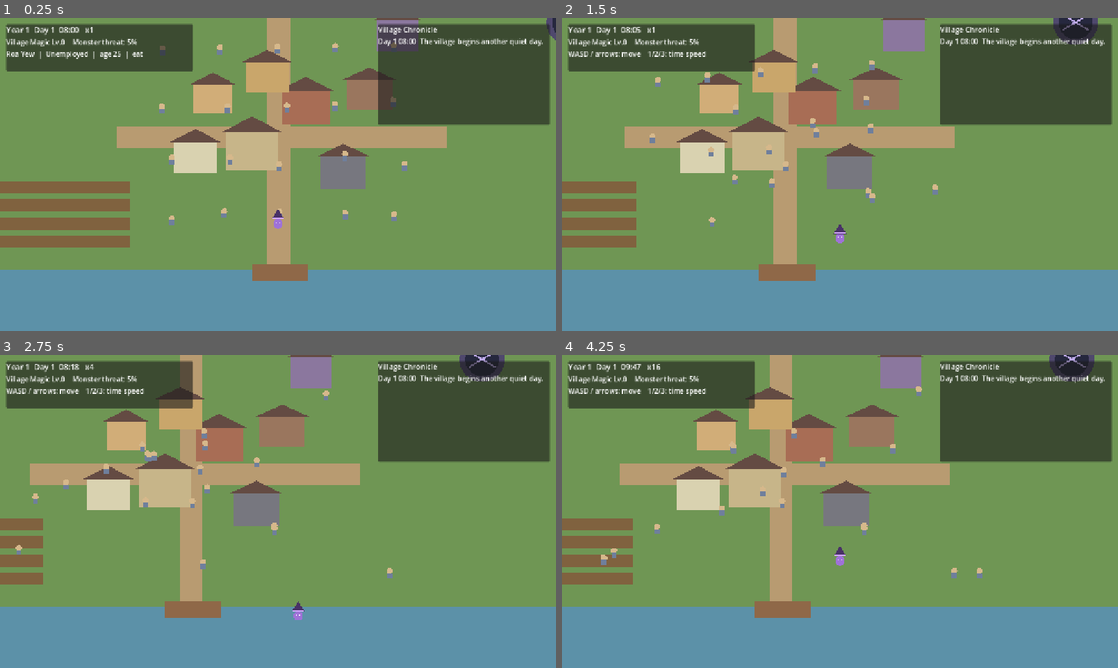
Above: before the commit, frames 1-4 (two rows, left to right).
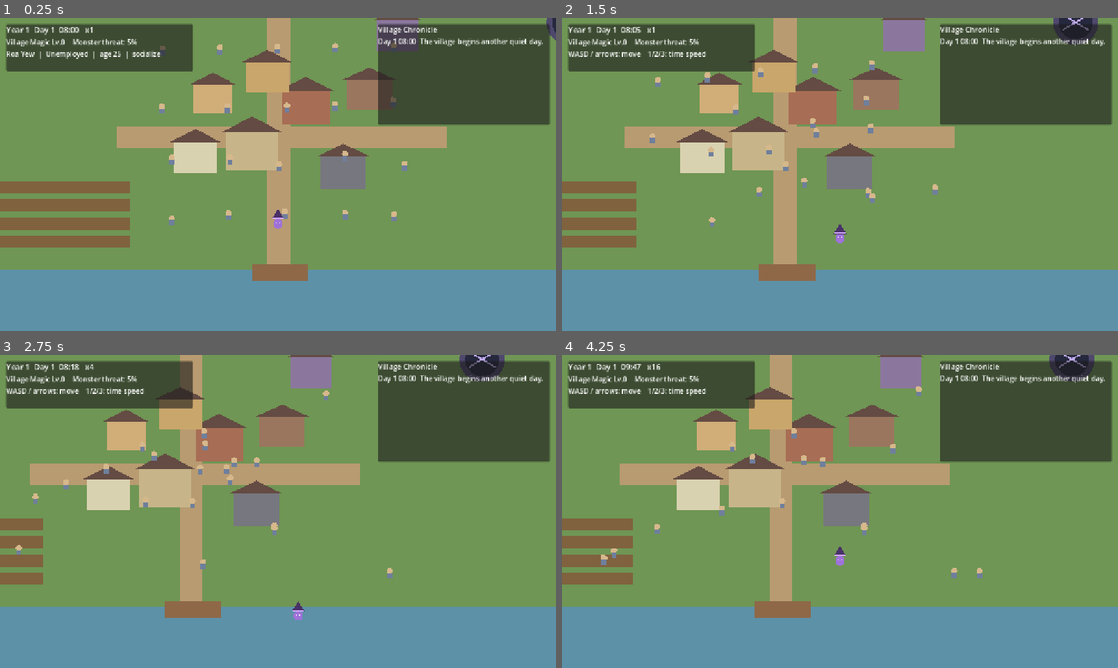
Above: after the commit, the same moments.

Repository: kei060538-commits/VillageGame
Game: Godot game, scene res://scenes/main.tscn
Same seed, same stepped clock (60 frames per second), same inputs: the game is played once before the commit and once after it.
Inputs:
- Up to frame 1 (0.25 s): no input
- Up to frame 2 (1.5 s): tap Enter at 0.5 s; hold Right (ui_right) 0.53-1.28 s; tap E at 0.6 s; hold Down (ui_down) from 1.28 s (still down); tap 1 at 1.35 s
- Up to frame 3 (2.75 s): release Down (ui_down) at 2.03 s; hold Right (ui_right) from 2.03 s (still down); tap 2 at 2.1 s
- Up to frame 4 (4.25 s): release Right (ui_right) at 2.78 s; hold Up (ui_up) 2.78-3.53 s; tap 3 at 2.85 s; hold Left (ui_left) from 3.53 s (still down); tap E at 3.6 s

The runs differ from the first frame. In frame 1, 0.2% of the frame differs, in the area x 23-52%, y 10-65%; in frame 2, 0.1%; in frame 3, 0.2%; in frame 4, 0.1%.

Commit message:
Add villager relationships, health pressure, and learned magic

Diff:
--- a/scripts/actors/villager.gd
+++ b/scripts/actors/villager.gd
@@ -4,16 +4,35 @@
 signal action_changed(villager: Villager, old_action: String, new_action: String)
 
 const MOVE_SPEED := 62.0
+const MAGIC_FIELDS := ["Healing", "Agriculture", "Construction", "Weather", "Combat"]
 
 var display_name := "Villager"
 var family_name := ""
 var occupation := "Unemployed"
 var generation := 1
 var age := 25
+
 var hunger := 20.0
 var energy := 85.0
 var health := 100.0
 var social_need := 20.0
+var sick := false
+var illness_severity := 0.0
+
+var sociability := 0.5
+var diligence := 0.5
+var curiosity := 0.5
+var magic_aptitude := 0.5
+var respect_for_witch := 80.0
+var relationships: Dictionary = {}
+var known_magic: Dictionary = {
+    "Healing": 0,
+    "Agriculture": 0,
+    "Construction": 0,
+    "Weather": 0,
+    "Combat": 0,
+}
+
 var current_action := "idle"
 var target_position := Vector2.ZERO
 var home_position := Vector2.ZERO
@@ -21,6 +40,7 @@
 var plaza_position := Vector2.ZERO
 var tavern_position := Vector2.ZERO
 var food_position := Vector2.ZERO
+var clinic_position := Vector2.ZERO
 var clock: GameClock
 var rng := RandomNumberGenerator.new()
 var decision_cooldown := 0.0
@@ -33,11 +53,17 @@
     generation = new_generation
     home_position = new_home
     work_position = new_work
-    plaza_position = anchors.get("plaza", new_home)
-    tavern_position = anchors.get("tavern", new_home)
-    food_position = anchors.get("food", new_home)
+    plaza_position = Vector2(anchors.get("plaza", new_home))
+    tavern_position = Vector2(anchors.get("tavern", new_home))
+    food_position = Vector2(anchors.get("food", new_home))
+    clinic_position = Vector2(anchors.get("clinic", new_home))
     clock = game_clock
     rng.seed = hash(display_name + family_name + str(generation))
+    sociability = rng.randf_range(0.2, 0.95)
+    diligence = rng.randf_range(0.25, 0.95)
+    curiosity = rng.randf_range(0.15, 1.0)
+    magic_aptitude = rng.randf_range(0.25, 1.0)
+    respect_for_witch = rng.randf_range(72.0, 96.0)
     position = home_position
     target_position = position
     queue_redraw()
@@ -45,14 +71,24 @@
 func _physics_process(delta: float) -> void:
     if clock == null:
         return
-    var scaled_delta := delta * clock.time_scale
+
+    var scaled_delta: float = delta * clock.time_scale
     hunger = clampf(hunger + scaled_delta * 0.11, 0.0, 100.0)
-    social_need = clampf(social_need + scaled_delta * 0.055, 0.0, 100.0)
+    social_need = clampf(social_need + scaled_delta * (0.035 + sociability * 0.04), 0.0, 100.0)
     energy = clampf(energy + scaled_delta * (0.24 if current_action == "sleep" else -0.075), 0.0, 100.0)
+
+    if hunger > 90.0:
+        health = maxf(0.0, health - scaled_delta * 0.035)
+    if sick:
+        health = maxf(0.0, health - scaled_delta * illness_severity * 0.018)
+    elif int(known_magic.get("Healing", 0)) > 0:
+        health = minf(100.0, health + scaled_delta * 0.006 * float(known_magic.get("Healing", 0)))
+
     decision_cooldown -= scaled_delta
     if decision_cooldown <= 0.0:
         decision_cooldown = rng.randf_range(2.0, 5.0)
         choose_action()
+
     if position.distance_to(target_position) > 5.0:
         velocity = position.direction_to(target_position) * MOVE_SPEED * minf(clock.time_scale, 4.0)
         move_and_slide()
@@ -61,23 +97,28 @@
         perform_action(scaled_delta)
 
 func choose_action() -> void:
-    var hour := clock.get_hour()
+    var hour: int = clock.get_hour()
+    var work_magic_level: int = get_work_magic_level()
     var scores := {
         "eat": hunger * 1.35,
         "sleep": (100.0 - energy) * 1.25,
-        "work": 52.0 if hour >= 7 and hour < 17 and occupation != "Unemployed" else 12.0,
-        "socialize": social_need + (22.0 if hour >= 18 and hour < 23 else 0.0),
-        "wander": 12.0 + rng.randf_range(0.0, 12.0),
+        "work": (42.0 + diligence * 18.0) if hour >= 7 and hour < 17 and occupation != "Unemployed" else 10.0,
+        "magic_work": (48.0 + diligence * 14.0 + curiosity * 8.0) if hour >= 7 and hour < 17 and work_magic_level > 0 else -50.0,
+        "socialize": social_need + sociability * 28.0 + (20.0 if hour >= 18 and hour < 23 else 0.0),
+        "seek_healing": (115.0 - health) + illness_severity * 30.0 if sick else -40.0,
+        "wander": 10.0 + curiosity * 20.0 + rng.randf_range(0.0, 8.0),
     }
+
     if hour >= 21 or hour < 5:
-        scores["sleep"] += 52.0
+        scores["sleep"] = float(scores["sleep"]) + 52.0
+
     var best_action := "wander"
     var best_score := -999999.0
     for action in scores.keys():
-        var score := float(scores[action]) + rng.randf_range(-4.0, 4.0)
+        var score: float = float(scores[action]) + rng.randf_range(-4.0, 4.0)
         if score > best_score:
             best_score = score
-            best_action = action
+            best_action = str(action)
     set_action(best_action)
 
 func set_action(new_action: String) -> void:
@@ -86,7 +127,8 @@
     match new_action:
         "eat": target_position = food_position
         "sleep": target_position = home_position
-        "work": target_position = work_position
+        "work", "magic_work": target_position = work_position
+        "seek_healing": target_position = clinic_position
         "socialize": target_position = tavern_position if rng.randf() < 0.6 else plaza_position
         _: target_position = plaza_position + Vector2(rng.randf_range(-150.0, 150.0), rng.randf_range(-110.0, 110.0))
     if old_action != new_action:
@@ -94,12 +136,100 @@
 
 func perform_action(delta: float) -> void:
     match current_action:
-        "eat": hunger = maxf(0.0, hunger - delta * 1.9)
-        "socialize": social_need = maxf(0.0, social_need - delta)
+        "eat":
+            hunger = maxf(0.0, hunger - delta * 1.9)
+        "socialize":
+            social_need = maxf(0.0, social_need - delta * (0.8 + sociability))
+        "magic_work":
+            energy = maxf(0.0, energy - delta * 0.035)
+        "seek_healing":
+            health = minf(100.0, health + delta * (0.12 + float(known_magic.get("Healing", 0)) * 0.05))
+            if health > 82.0:
+                sick = false
+                illness_severity = 0.0
+
+func update_magic_knowledge(village_fields: Dictionary) -> void:
+    var preferred: String = get_preferred_magic_field()
+    for field_value in MAGIC_FIELDS:
+        var field_name := str(field_value)
+        var village_level: int = int(village_fields.get(field_name, 0))
+        if village_level <= 0:
+            known_magic[field_name] = 0
+            continue
+
+        var multiplier := magic_aptitude * (1.0 if field_name == preferred else 0.55)
+        var learned: int = int(floor(float(village_level) * multiplier))
+        if field_name == preferred and village_level > 0:
+            learned = maxi(1, learned)
+        known_magic[field_name] = mini(village_level, learned)
+    queue_redraw()
+
+func get_preferred_magic_field() -> String:
+    match occupation:
+        "Doctor": return "Healing"
+        "Farmer", "Baker": return "Agriculture"
+        "Carpenter", "Blacksmith": return "Construction"
+        "Hunter", "Gatherer": return "Weather"
+        "Mayor": return "Combat"
+        "Researcher": return str(MAGIC_FIELDS[int(floor(curiosity * float(MAGIC_FIELDS.size()))) % MAGIC_FIELDS.size()])
+        "Apprentice": return "Construction" if diligence >= curiosity else "Combat"
+        _: return "Healing" if magic_aptitude > 0.75 else "Agriculture"
+
+func get_work_magic_level() -> int:
+    return int(known_magic.get(get_preferred_magic_field(), 0))
+
+func initialize_relationship(other_name: String, value: float) -> void:
+    if other_name == display_name:
+        return
+    relationships[other_name] = clampf(value, -100.0, 100.0)
+
+func change_relationship(other_name: String, amount: float) -> float:
+    var current: float = float(relationships.get(other_name, 0.0))
+    current = clampf(current + amount, -100.0, 100.0)
+    relationships[other_name] = current
+    return current
+
+func get_relationship(other_name: String) -> float:
+    return float(relationships.get(other_name, 0.0))
+
+func socialize_with(other: Villager) -> int:
+    if other == null or other == self:
+        return 0
+    var compatibility: float = 0.5 - absf(sociability - other.sociability) * 0.35 - absf(curiosity - other.curiosity) * 0.25
+    var delta: int = 2 if compatibility + rng.randf_range(-0.25, 0.25) >= 0.25 else -2
+    change_relationship(other.display_name, float(delta))
+    social_need = maxf(0.0, social_need - 18.0)
+    return delta
+
+func greet_witch() -> String:
+    respect_for_witch = clampf(respect_for_witch + rng.randf_range(0.3, 1.2), 0.0, 100.0)
+    social_need = maxf(0.0, social_need - 12.0)
+    if respect_for_witch >= 92.0:
+        return "%s bows deeply to the immortal witch." % display_name
+    if generation >= 3:
+        return "%s says their family has told stories about the witch for generations." % display_name
+    return "%s greets the village witch with obvious respect." % display_name
+
+func contract_illness(severity: float) -> void:
+    sick = true
+    illness_severity = clampf(maxf(illness_severity, severity), 0.1, 1.0)
+    queue_redraw()
+
+func apply_food_shortage(amount: float) -> void:
+    hunger = clampf(hunger + amount, 0.0, 100.0)
+    if hunger > 92.0:
+        health = maxf(0.0, health - amount * 0.12)
 
 func advance_years(years: int) -> void:
     age += years
+    if sick:
+        health = maxf(1.0, health - float(years) * illness_severity * 2.0)
 
 func _draw() -> void:
-    draw_circle(Vector2.ZERO, 7.0, Color("d6b88b"))
+    var skin_color := Color("d6b88b")
+    if sick:
+        skin_color = Color("b7c692")
+    draw_circle(Vector2.ZERO, 7.0, skin_color)
     draw_rect(Rect2(-6.0, 5.0, 12.0, 11.0), Color("6f7f9c"))
+    if get_work_magic_level() > 0:
+        draw_arc(Vector2.ZERO, 11.0, 0.0, TAU, 20, Color("b99be8"), 1.5)
